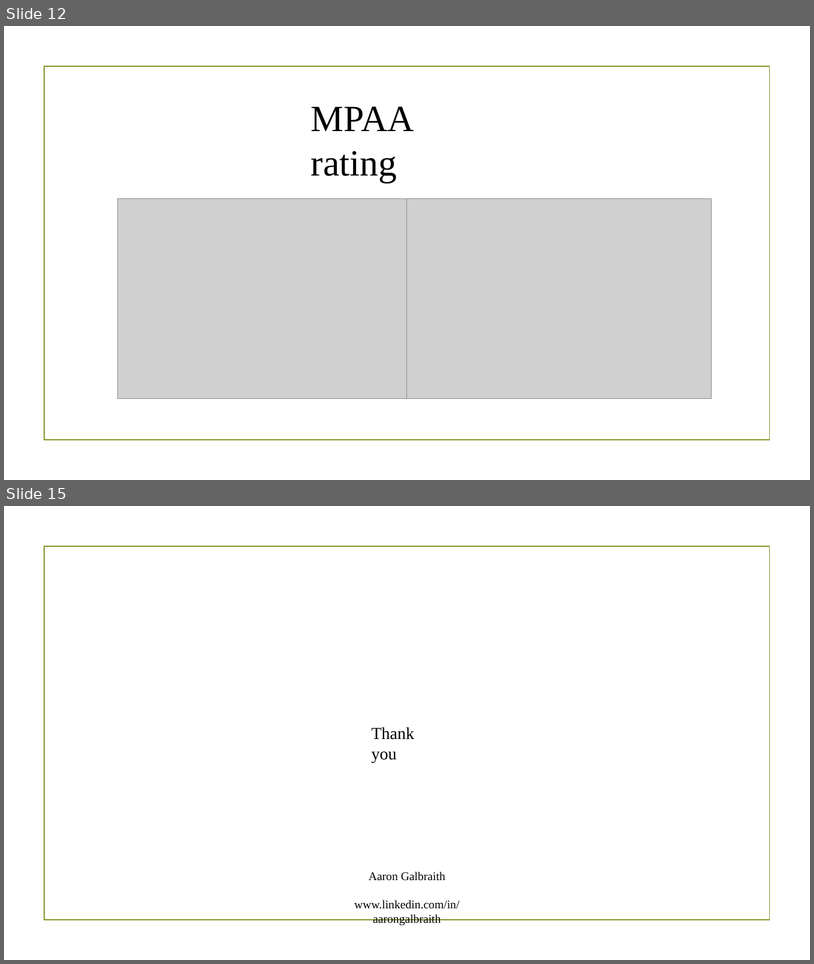
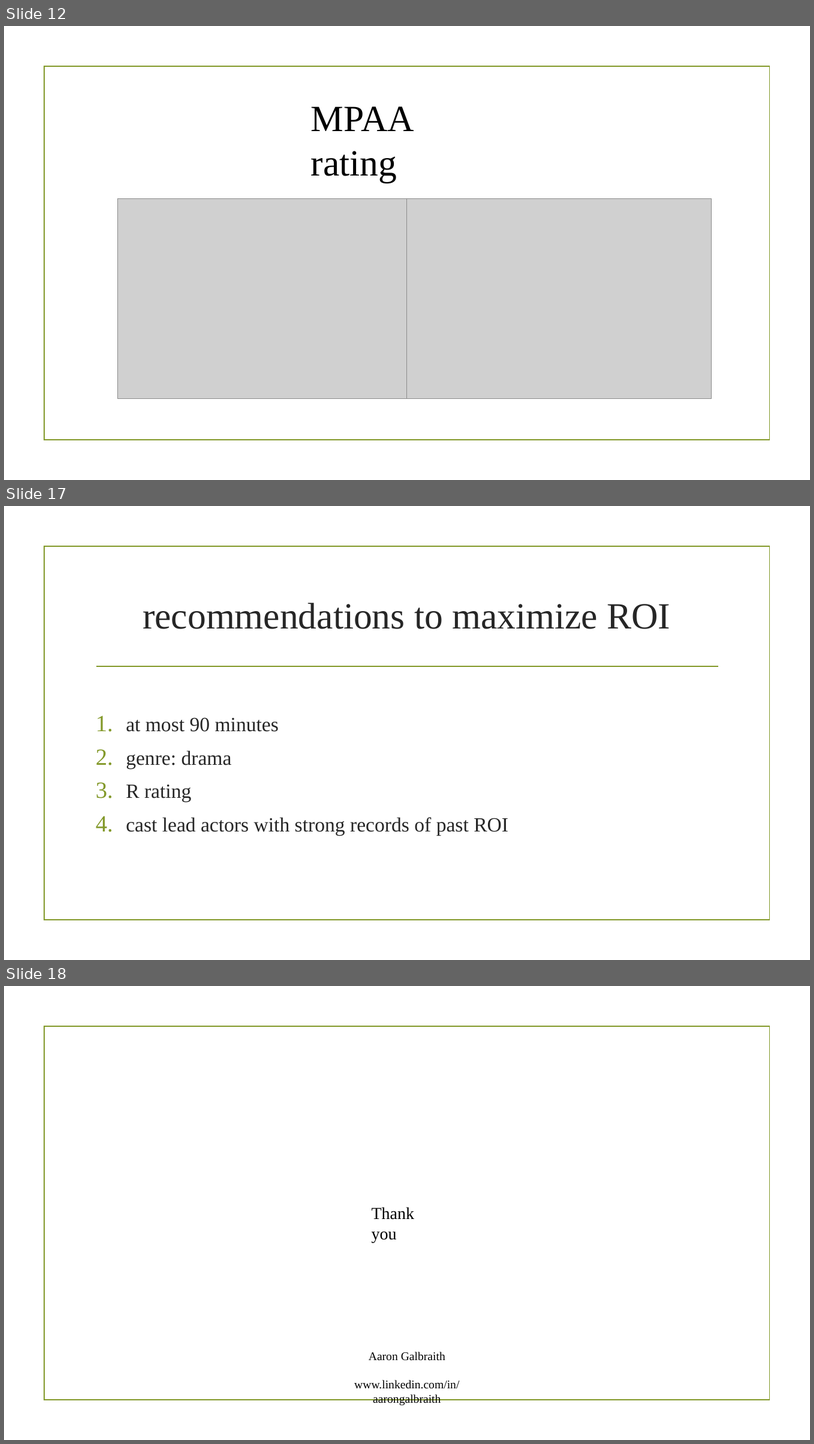
Before and after one commit to aarongalbraith/flatiron-phase1-project-redo, a slide deck: phase 1 project presentation.pptx. Shown one above the other, each under a label of ours: slides 12 and 15 before the commit, slides 12, 17 and 18 after it; the slides between them are not shown. The pictures are 814x964 and 814x1444 pixels, drawn with LibreOffice and Linux fonts; fonts in the diff are those of the drawing; grey boxes stand for pictures; background and template pictures are left out. Boxes give left, top, right and bottom in pixels: in the first picture for what was removed or moved away, otherwise in the second. Text is boxed around its words. In the diff, an @@ line names an element or a change of style, - is before the commit and + after.

```diff
--- a/phase 1 project presentation.pptx
+++ b/phase 1 project presentation.pptx
@@ slide 17 added at [4, 506, 810, 960], background picture (left out); not listed: 1 template element that a slide beside it also shows @@
@@ title added at [143, 603, 671, 629], 44 pt, text #262626 @@
+recommendations to maximize ROI
@@ line added from (96, 666) to (719, 666), #83992A 1.25 pt @@
@@ text added at [126, 717, 509, 835], 24 pt, text #262626 @@
+1. at most 90 minutes
+2. genre: drama
+3. R rating
+4. cast lead actors with strong records of past ROI
@@ what was slide 15 is now slide 18 @@
```
Also in this commit, not shown: 8 slides changed, 3 other slides added, 1 slide removed.
